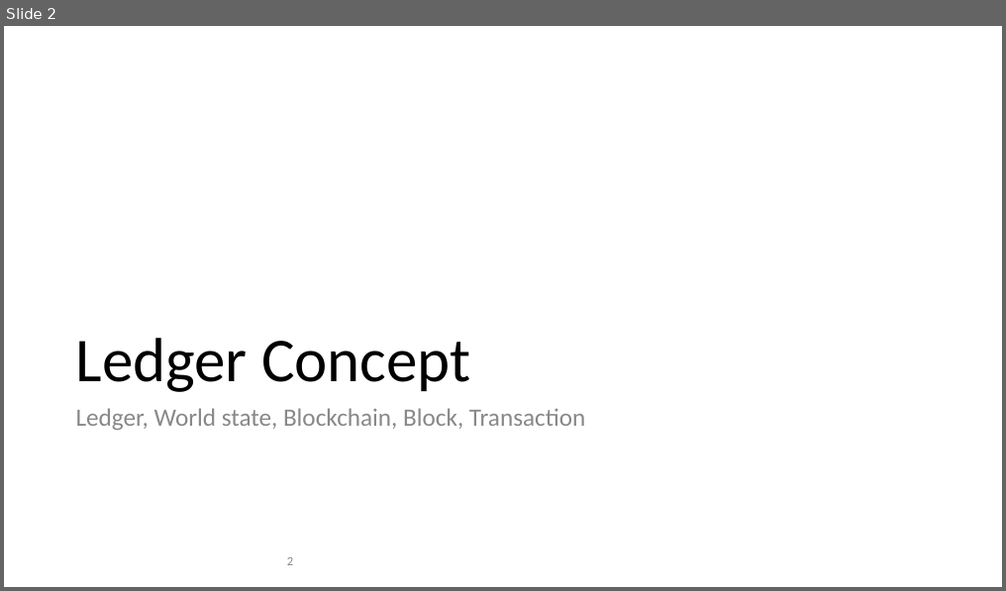
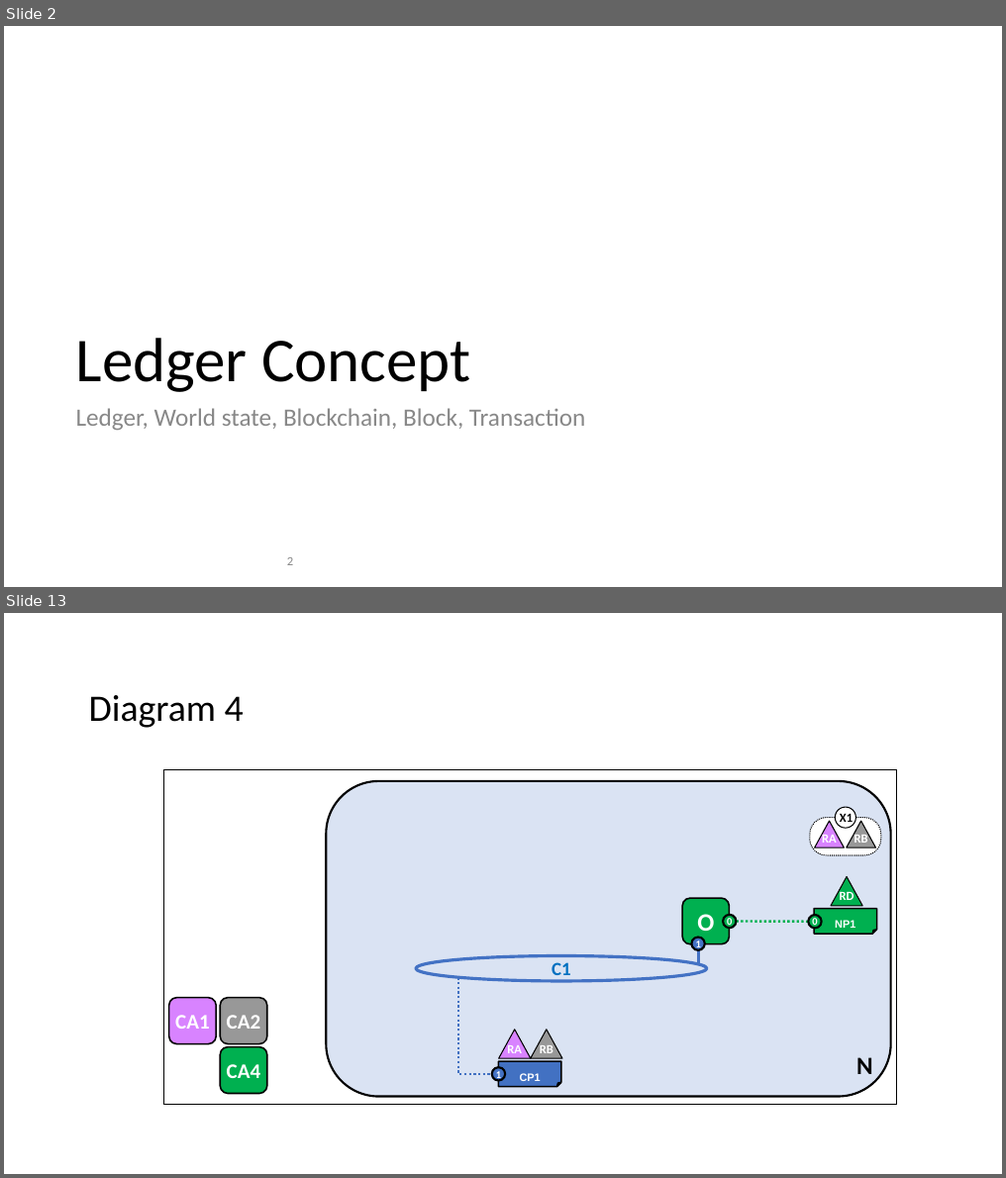
Before and after one commit to hyperledger/fabric, a slide deck: docs/source/diagrams/diagrams.pptx. Shown one above the other, each under a label of ours: slide 2 before the commit, slides 2 and 13 after it; the slides between them are not shown. The pictures are 1006x591 and 1006x1178 pixels, drawn with LibreOffice and Linux fonts; fonts in the diff are those of the drawing. Boxes give left, top, right and bottom in pixels: in the first picture for what was removed or moved away, otherwise in the second. Text is boxed around its words. In the diff, an @@ line names an element or a change of style, - is before the commit and + after.

```diff
--- a/docs/source/diagrams/diagrams.pptx
+++ b/docs/source/diagrams/diagrams.pptx
@@ slide 13 added at (x1=4, y1=613, x2=1002, y2=1174), background #FFFFFF @@
@@ text added at (x1=89, y1=695, x2=244, y2=728), 36 pt, text #000000 @@
+Diagram 4
@@ rectangle added at (x1=164, y1=770, x2=896, y2=1105), outline #000000 1 pt @@
@@ rounded rectangle added at (x1=326, y1=781, x2=891, y2=1096), fill #DAE3F3, outline #000000 2 pt @@
@@ group added at (x1=810, y1=807, x2=881, y2=856): 2 triangles, 1 rounded rectangle, 1 ellipse @@
+RA
+RB
+X1
@@ triangle added at (x1=832, y1=876, x2=863, y2=906), fill #00B050, outline #000000 1 pt, 12 pt, text #FFFFFF, bold @@
+RD
@@ rounded rectangle added at (x1=682, y1=898, x2=729, y2=945), fill #00B050, outline #000000 1.5 pt, 24 pt, text #FFFFFF, bold @@
+O
@@ folded corner added at (x1=814, y1=909, x2=877, y2=934), fill #00B050, outline #000000 1.5 pt, 18 pt, text #FFFFFF, bold @@
+NP1
@@ ellipse added at (x1=692, y1=937, x2=706, y2=951), fill #4472C4, outline #000000 2 pt, 10 pt, text #FFFFFF, bold @@
+1
@@ ellipse added at (x1=723, y1=915, x2=737, y2=928), fill #00B050, outline #000000 2 pt, 10 pt, text #FFFFFF, bold @@
+0
@@ line added from (737, 922) to (809, 922), #00B050 2.25 pt dashed @@
@@ ellipse added at (x1=809, y1=915, x2=823, y2=928), fill #00B050, outline #000000 2 pt, 10 pt, text #FFFFFF, bold @@
+0
@@ ellipse added at (x1=416, y1=956, x2=707, y2=981), outline #4372C4 3 pt, 18 pt, text #0070C0, bold @@
+C1
@@ line added from (698, 951) to (698, 964), #4472C4 3 pt @@
@@ rounded rectangle added at (x1=168, y1=998, x2=216, y2=1045), fill #D883FF, outline #000000 1.5 pt, 20 pt, text #FFFFFF, bold @@
+CA1
@@ rounded rectangle added at (x1=221, y1=998, x2=267, y2=1045), fill #989898, outline #000000 1.5 pt, 20 pt, text #FFFFFF, bold @@
+CA2
@@ elbow line added from (458, 977) to (492, 1074), #4271C2 2.25 pt dashed @@
@@ rounded rectangle added at (x1=221, y1=1048, x2=267, y2=1093), fill #00B050, outline #000000 1.5 pt, 20 pt, text #FFFFFF, bold @@
+CA4
@@ triangle added at (x1=499, y1=1030, x2=531, y2=1059), fill #D883FF, outline #000000 1 pt, 12 pt, text #FFFFFF, bold @@
+RA
@@ triangle added at (x1=531, y1=1030, x2=562, y2=1059), fill #989898, outline #000000 1 pt, 12 pt, text #FFFFFF, bold @@
+RB
@@ text added at (x1=856, y1=1058, x2=873, y2=1074), 24 pt, text #000000, bold @@
+N
@@ ellipse added at (x1=492, y1=1067, x2=506, y2=1081), fill #4472C4, outline #000000 2 pt, 10 pt, text #FFFFFF, bold @@
+1
@@ folded corner added at (x1=499, y1=1061, x2=561, y2=1087), fill #4271C2, outline #000000 1.5 pt, 18 pt, text #FFFFFF, bold @@
+CP1
```
Also in this commit, not shown: 6 slides changed, 16 other slides added, 19 slides removed, 17 other files.
